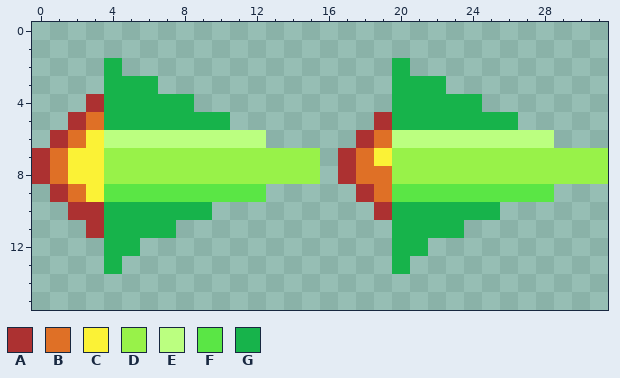
Pixel-art sprite -- assets/player/missile.png. Above: the version before the commit.
The file is 32x16 pixels.
Palette (. is transparent): A #ac3131  B #df7026  C #fbf236  D #98f249  E #bbff80  F #5ae645  G #17b34b
Now the later version:
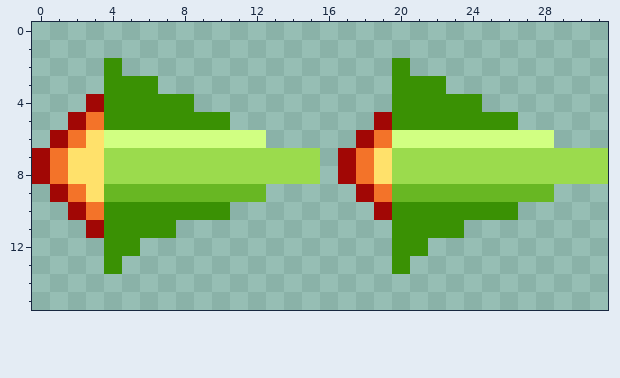
The edit:
colour A: #ac3131 -> #a10705
colour B: #df7026 -> #f37329
colour C: #fbf236 -> #ffe16b
colour D: #98f249 -> #9bdb4d
colour E: #bbff80 -> #d1ff82
colour F: #5ae645 -> #68b723
colour G: #17b34b -> #3a9104
Changed rows in their new state; - is a pixel that keeps its letter.
first column x 3:
 8 ----------------C-------
10 B------G---------------G
Where, in picture pixels (left, top, right, bottom), the same in both pictures:
changed: (32, 58, 608, 274)
